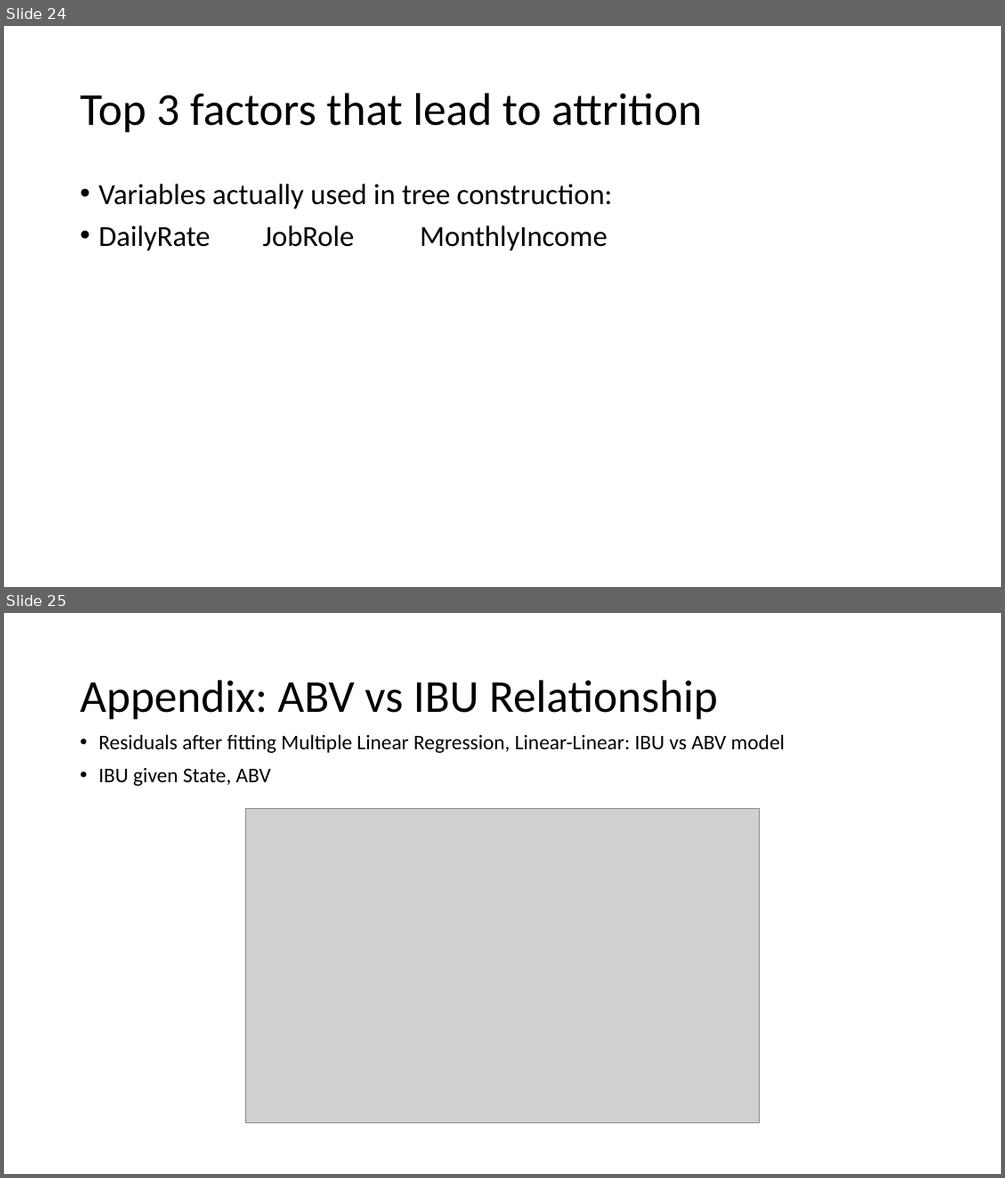
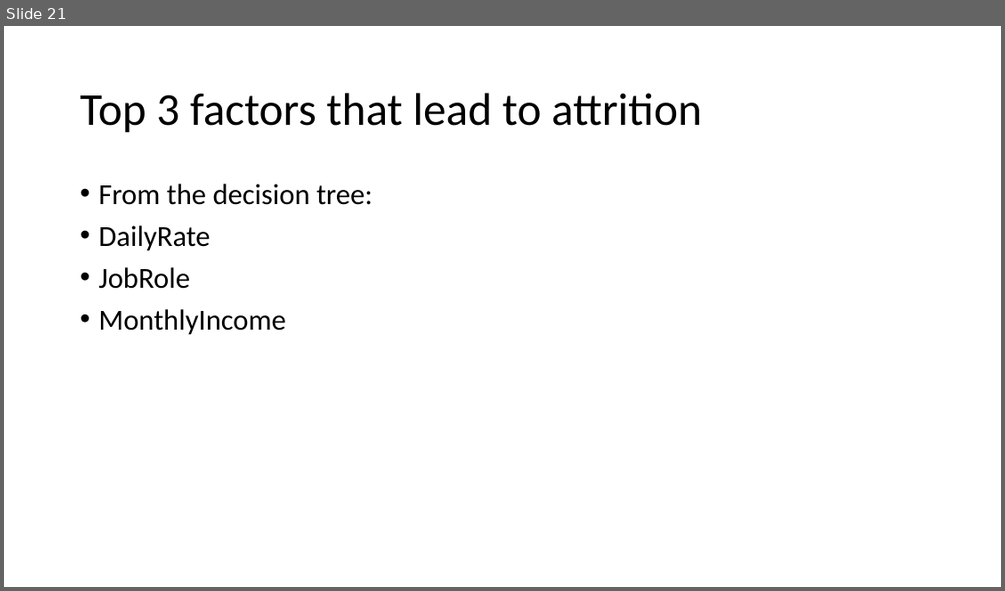
Before and after one commit to KeburFantahun/CaseStudy2DDS_KeburF, a slide deck: CaseStudy2_DDS_Kebur_Fantahun.pptx. Shown one above the other, each under a label of ours: slides 24 and 25 before the commit, slide 21 after it. The pictures are 1005x1178 and 1005x591 pixels, drawn with LibreOffice and Linux fonts; fonts in the diff are those of the drawing; grey boxes stand for pictures. Boxes give left, top, right and bottom in pixels: in the first picture for what was removed or moved away, otherwise in the second. Text is boxed around its words. In the diff, an @@ line names an element or a change of style, - is before the commit and + after.

```diff
--- a/CaseStudy2_DDS_Kebur_Fantahun.pptx
+++ b/CaseStudy2_DDS_Kebur_Fantahun.pptx
@@ slide 25 removed at (4, 613, 1001, 1174), background #FFFFFF @@
@@ title removed at (80, 680, 718, 720) @@
-Appendix: ABV vs IBU Relationship
@@ text removed at (98, 734, 785, 786) @@
-• Residuals after fitting Multiple Linear Regression, Linear-Linear: IBU vs ABV model
-• IBU given State, ABV
@@ picture removed at (245, 808, 760, 1123) @@
@@ what was slide 24 is now slide 21 @@
@@ slide 21 changed as well @@
@@ text at (98, 184, 372, 335): text changed @@
-• Variables actually used in tree construction:
-• DailyRate JobRole MonthlyIncome
+• From the decision tree:
+• DailyRate
+• JobRole
+• MonthlyIncome
```
Also in this commit, not shown: 2 other slides changed, 21 slides added, 18 other slides removed, 11 other files.
